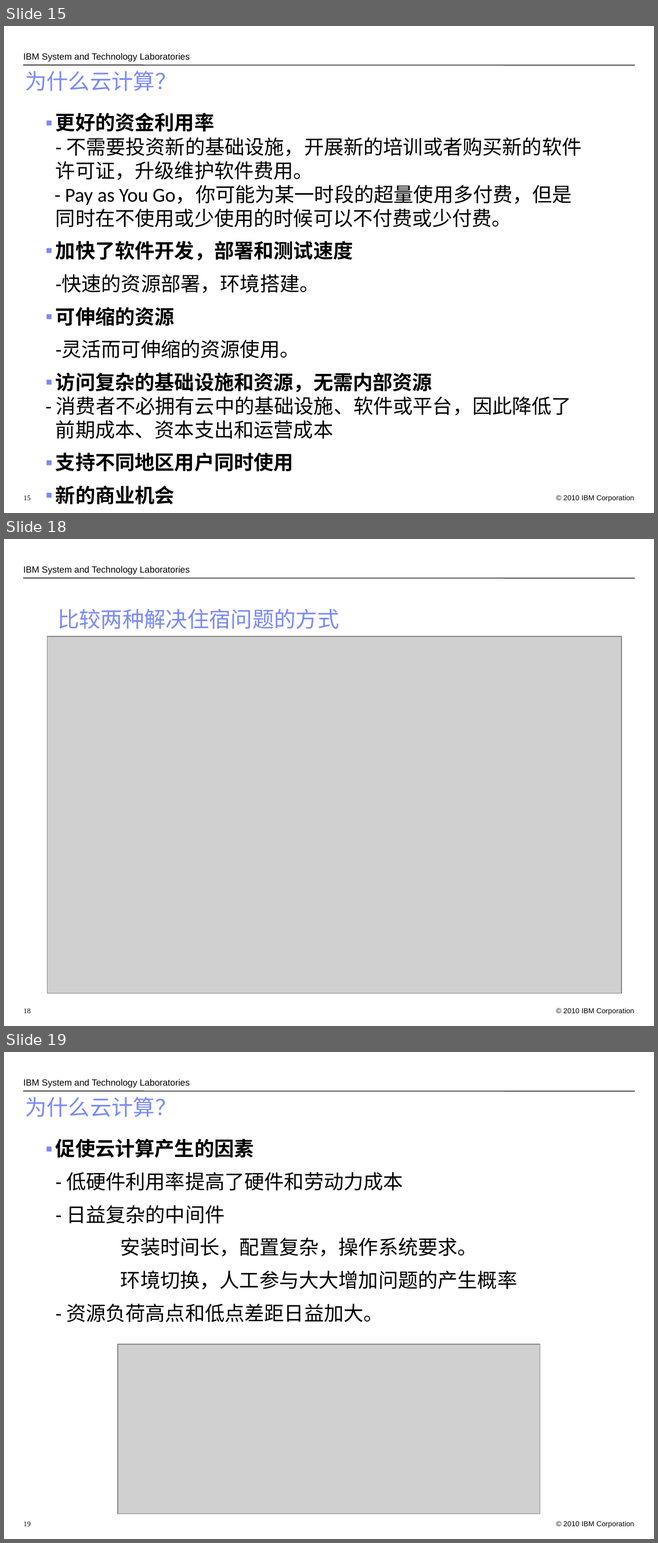
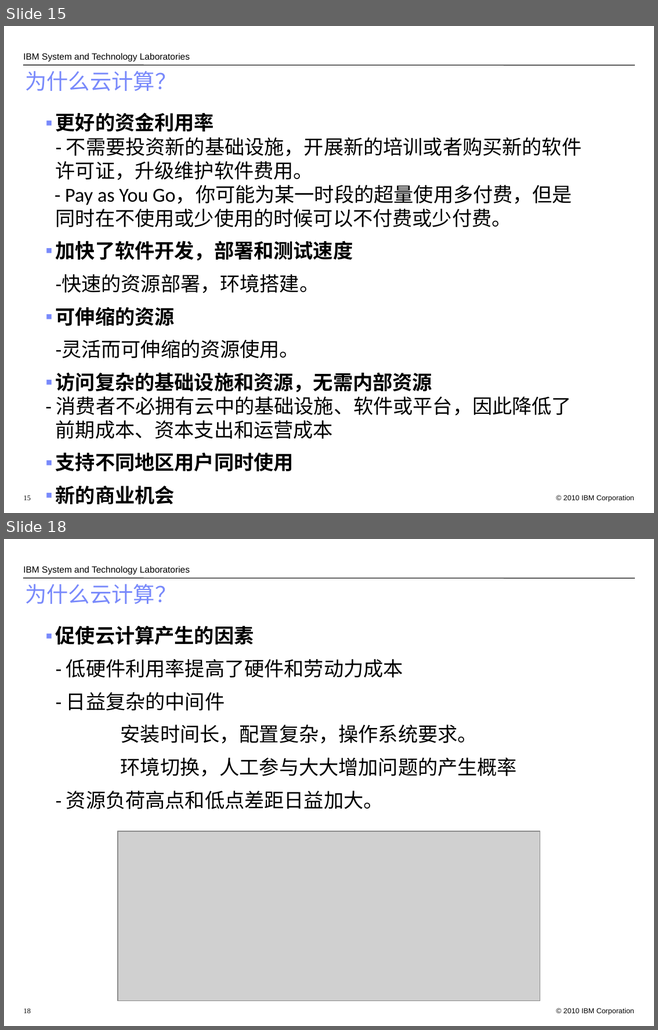
Before and after one commit to hopesfish/Demo, a slide deck: SDU-training/ppt/1.Overview of cloud computing_SDU.ppt. Shown one above the other, each under a label of ours: slides 15, 18 and 19 before the commit, slides 15 and 18 after it; the slides between them are not shown. The pictures are 658x1543 and 658x1030 pixels, drawn with LibreOffice and Linux fonts; fonts in the diff are those of the drawing; grey boxes stand for pictures; background and template pictures are left out. Boxes give left, top, right and bottom in pixels: in the first picture for what was removed or moved away, otherwise in the second. Text is boxed around its words. In the diff, an @@ line names an element or a change of style, - is before the commit and + after.

```diff
--- a/SDU-training/ppt/1.Overview of cloud computing_SDU.ppt
+++ b/SDU-training/ppt/1.Overview of cloud computing_SDU.ppt
@@ slide 18 removed at [4, 539, 654, 1026], background #FFFFFF; not listed: 3 template elements that a slide beside it also shows @@
@@ text removed at [57, 609, 339, 629] @@
-比较两种解决住宿问题的方式
@@ picture removed at [48, 636, 621, 994] @@
@@ page number removed at [24, 1008, 31, 1013] @@
-18
@@ what was slide 19 is now slide 18 @@
@@ page number at [24, 1008, 31, 1013]: text changed @@
-19
+18
```
Also in this commit, not shown: 4 slides changed, 5 other files.
